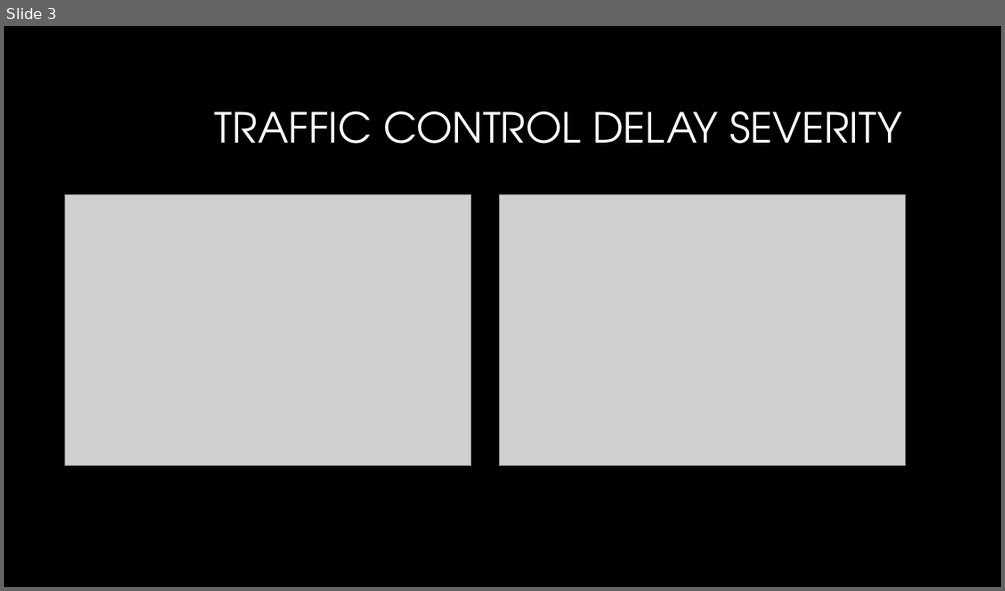
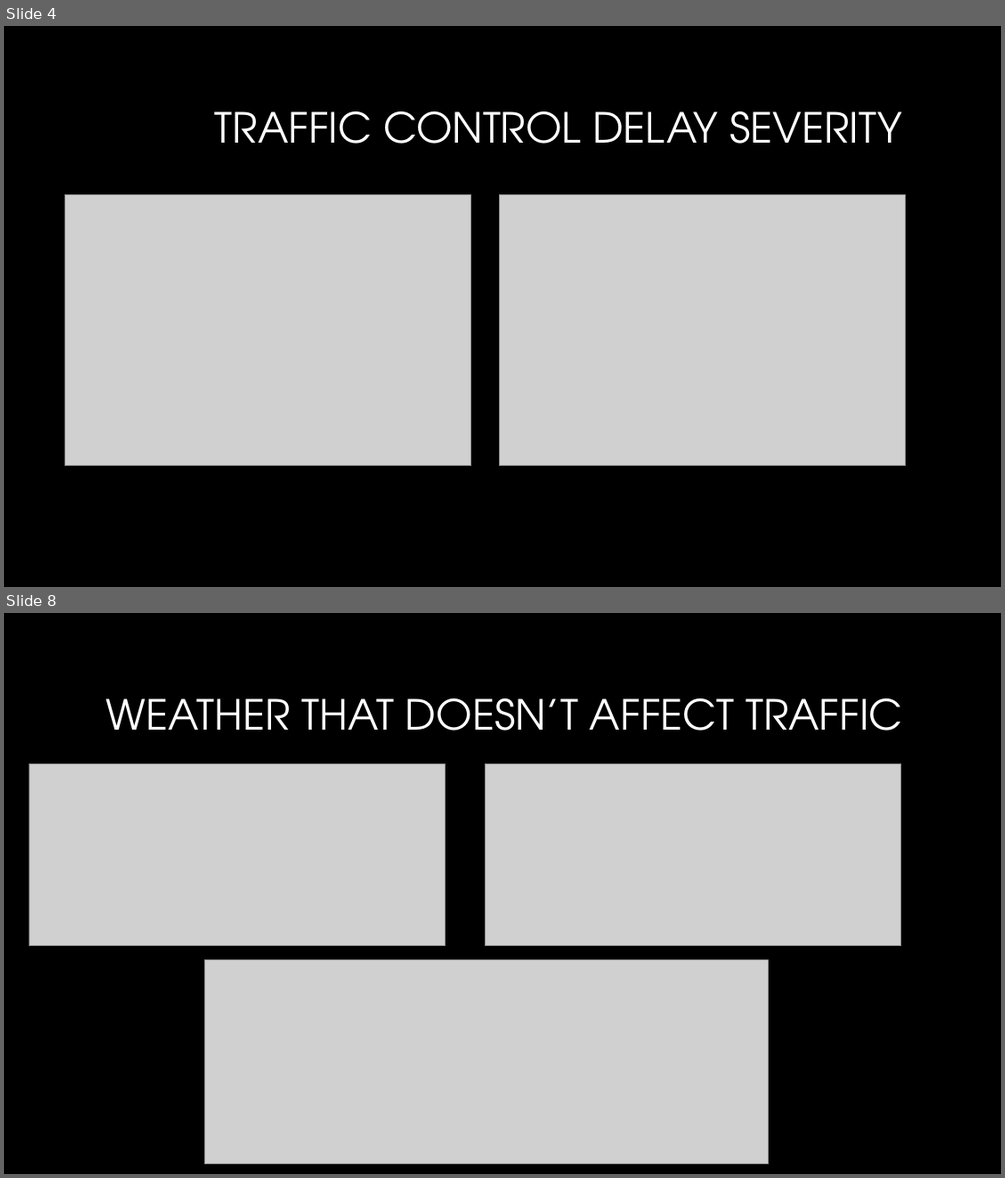
Before and after one commit to caravella483/project1, a slide deck: project1.pptx. Shown one above the other, each under a label of ours: slide 3 before the commit, slides 4 and 8 after it; the slides between them are not shown. The pictures are 1005x591 and 1005x1178 pixels, drawn with LibreOffice and Linux fonts; fonts in the diff are those of the drawing; grey boxes stand for pictures; background and template pictures are left out. Boxes give left, top, right and bottom in pixels: in the first picture for what was removed or moved away, otherwise in the second. Text is boxed around its words. In the diff, an @@ line names an element or a change of style, - is before the commit and + after.

```diff
--- a/project1.pptx
+++ b/project1.pptx
@@ slide 8 added at (4,613,1001,1174), background #000000 @@
@@ title added at (105,698,902,730), 40 pt, text #FFFFFF @@
+WEATHER THAT DOESN’T AFFECT TRAFFIC
@@ picture added at (29,764,445,946) @@
@@ picture added at (485,764,901,946) @@
@@ picture added at (204,960,769,1164) @@
@@ what was slide 3 is now slide 4 @@
```
Also in this commit, not shown: 2 slides changed, 6 other slides added, 2 slides removed.
